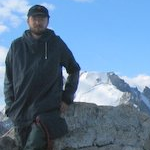
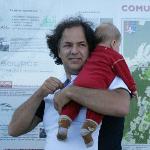
Before/after of a 150 x 150 layered artwork. What changed in the layer stack:
hid "Layer 4" over [0, 0, 150, 150]
showed "Layer 1" over [0, 0, 150, 150]
